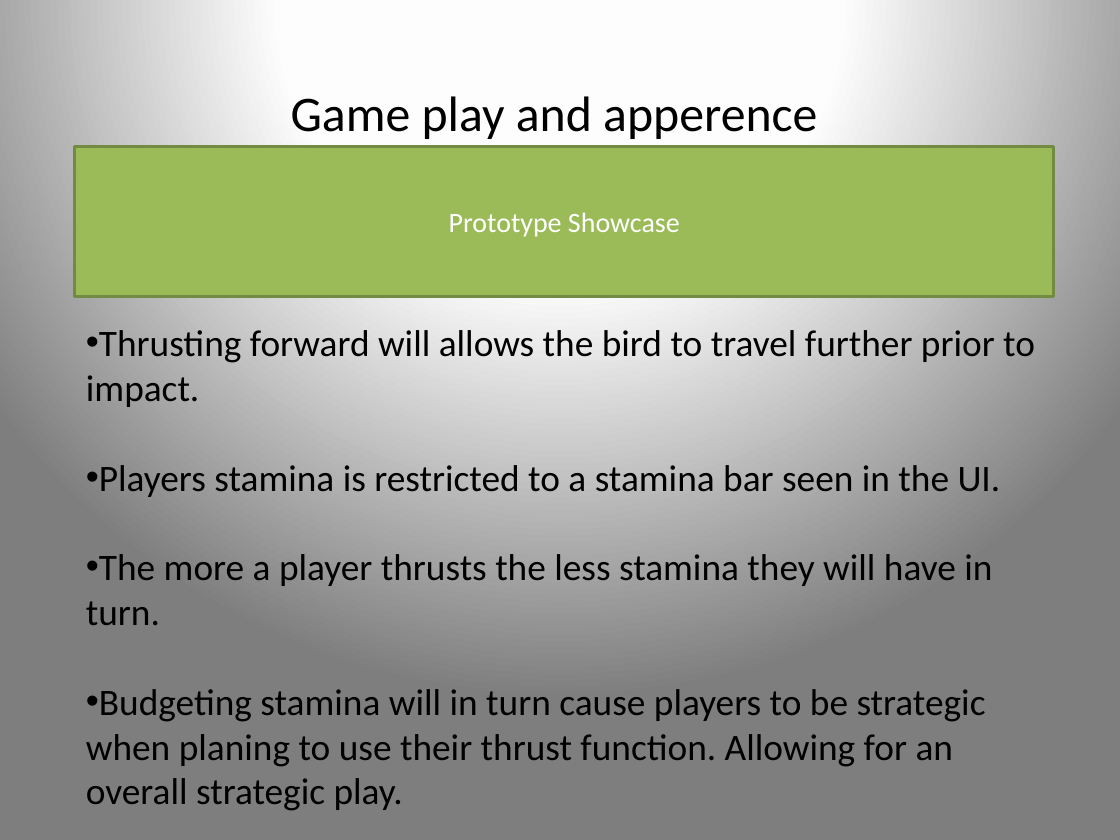
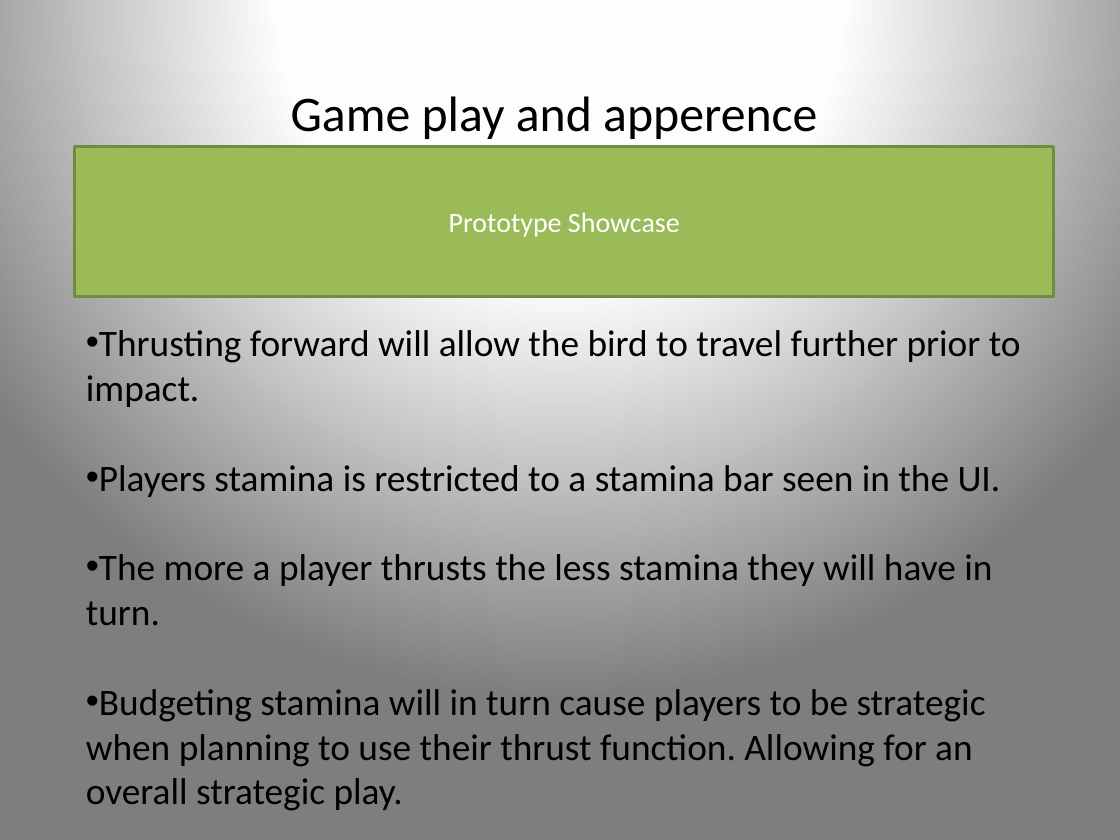
Before and after one commit to UoSGamesGroups/second-semester-s2-l4-5-group-19, a slide deck: slide 10 of Presentation/Pitch Presentation_Group 19.pptx (slide 11 before the commit). Drawn at 1120x840 pixels with LibreOffice and Linux fonts; fonts in the diff are those of the drawing. Boxes give left, top, right and bottom in pixels: in the first picture for what was removed or moved away, otherwise in the second. Text is boxed around its words. In the diff, an @@ line names an element or a change of style, - is before the commit and + after.

```diff
--- a/Presentation/Pitch Presentation_Group 19.pptx
+++ b/Presentation/Pitch Presentation_Group 19.pptx
@@ text at [86, 330, 1021, 407]: text changed @@
-• Thrusting forward will allows the bird to travel further prior to impact.
+• Thrusting forward will allow the bird to travel further prior to impact.
@@ text at [86, 689, 986, 811]: text changed @@
-• Budgeting stamina will in turn cause players to be strategic when planing to use their thrust function. Allowing for an overall strategic play.
+• Budgeting stamina will in turn cause players to be strategic when planning to use their thrust function. Allowing for an overall strategic play.
```
Also in this commit, not shown: 7 other slides changed, 1 slide added, 3 slides removed, 2 other files.
